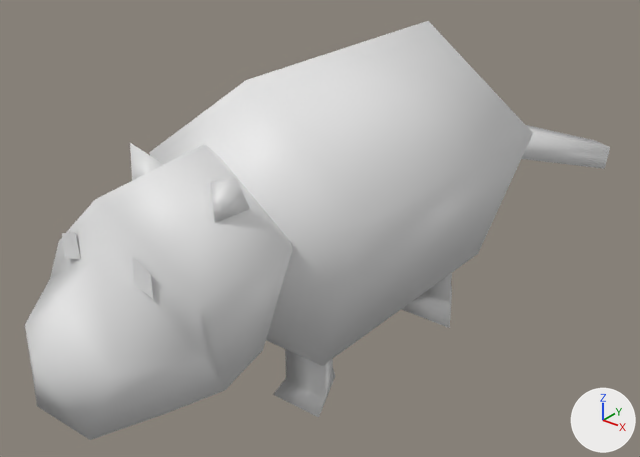
The Blender file Environment/BlenderFiles/Bobro.blend: old version first, new version second.
Both versions are drawn from a 50 mm camera at (1.55, -1.89, 1.6) aimed at (-0.08, 0.16, 0.33). Lighting does not change. The marker at lower right points along +X, +Y and +Z.

Before the edit, the objects in view are built like this:
```python
me_sphere = bpy.data.meshes.new('Sphere')
me_sphere.from_pydata(...)  # 109 vertices, 103 faces; spans x -0.42..0.42, y -0.98..1.61, z 0.0..0.94
me_sphere.polygons.foreach_set('use_smooth', [True] * 103)
ob_sm_bobro = bpy.data.objects.new('SM_Bobro', me_sphere)
ob_sm_bobro.location = (0.0, 0.0, 0.0)
```
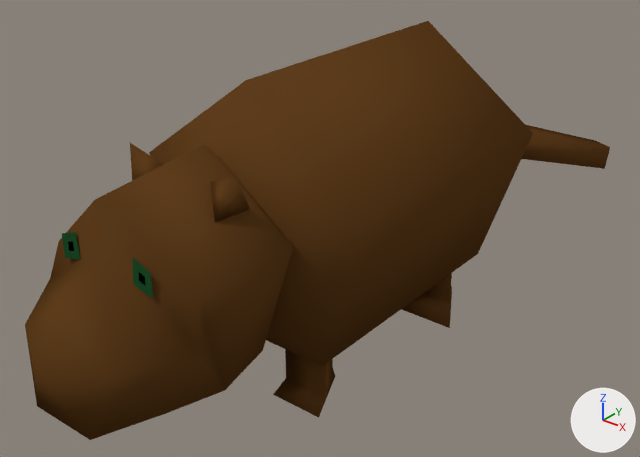
Boxes (x1, y1, x2, y2) around the edits, measured in the pictures (640 x 457 px):
'SM_Bobro', recoloured (white to brown)
    both: (25, 21, 610, 440)

The change, as a diff of the scene's bpy script:
```diff
--- a/Environment/BlenderFiles/Bobro.blend.py
+++ b/Environment/BlenderFiles/Bobro.blend.py
@@ img_t_bobro @@
+img_t_bobro = load_image('T_Bobro', '../../Playable/Textures/T_Bobro.png', 128, 128, 'sRGB')
@@ mat_mi_bobro @@
+mat_mi_bobro = principled_material('MI_Bobro')
+mat_mi_bobro.texture = img_t_bobro
+mat_mi_bobro.roughness = 1.0
+mat_mi_bobro.specular_ior_level = 0.0
@@ me_sphere @@
 me_sphere.from_pydata(...)  # 109 vertices, 103 faces; spans x -0.42..0.42, y -0.98..1.61, z 0.0..0.94
+me_sphere.materials.append(mat_mi_bobro)  # picture img_t_bobro
```
